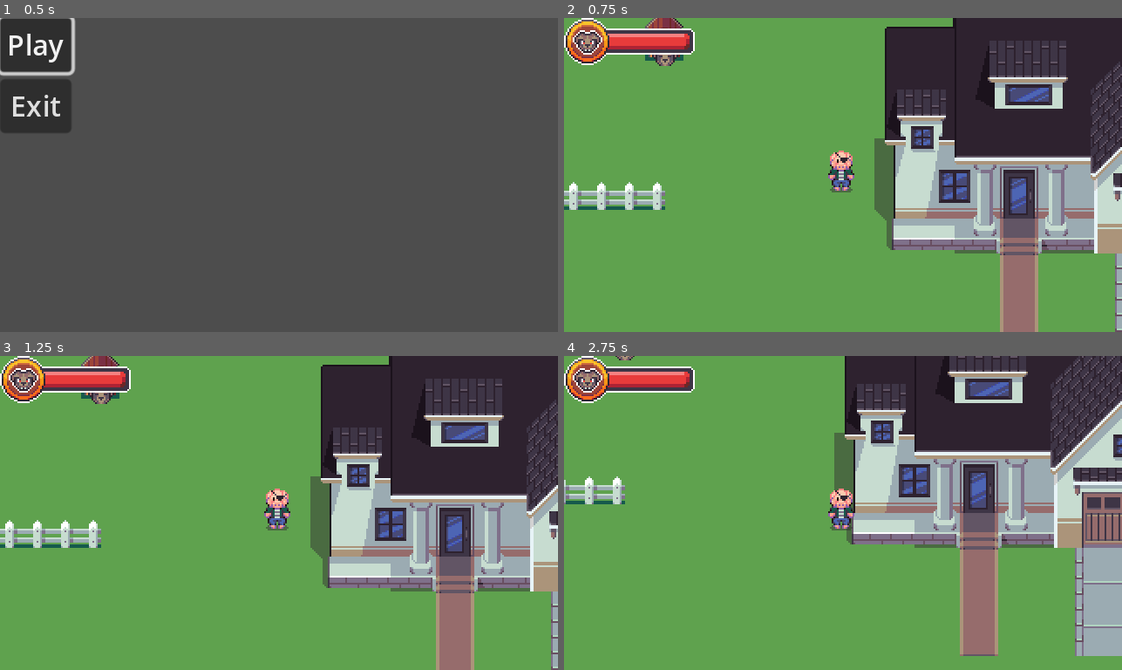
Above: before the commit, frames 1-4 (two rows, left to right).
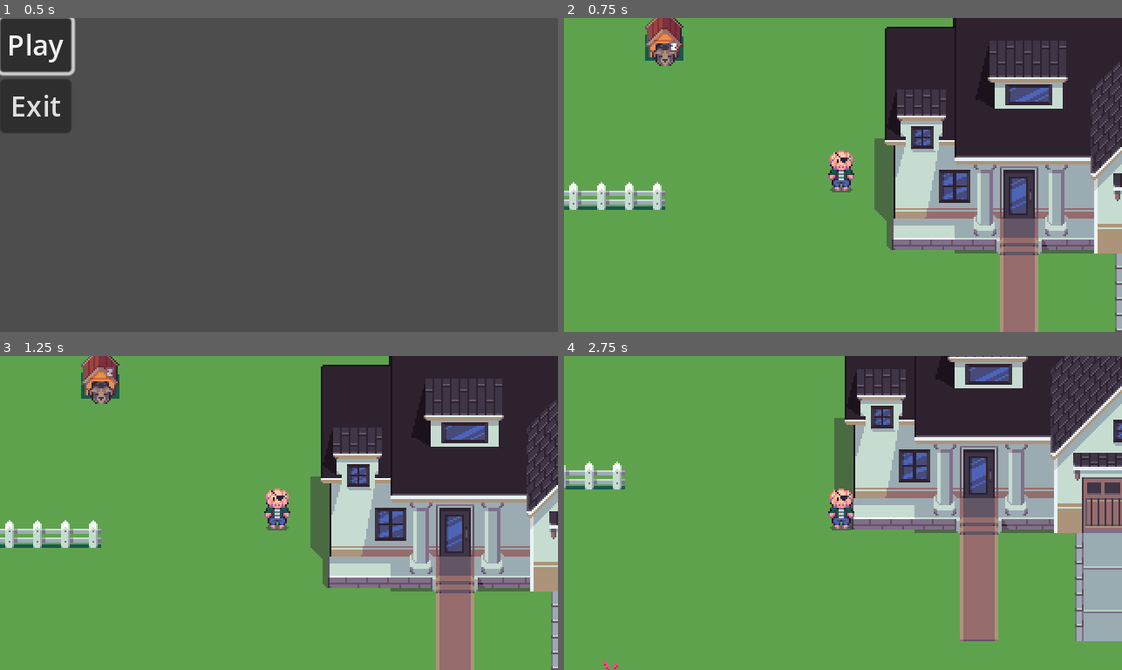
Above: after the commit, the same moments.

Repository: Hudell/ludum-dare-2023
Game: Godot game, scene res://source/scenes/title.tscn
The game is run twice, just before and just after one commit, with the same random seed, the same clock (stepped at 60 frames per second) and the same inputs.
Inputs:
- Up to frame 1 (0.5 s): no input
- Up to frame 2 (0.75 s): click "Play" at 0.5 s
- Up to frame 3 (1.25 s): no input
- Up to frame 4 (2.75 s): hold Right (ui_right) 1.28-2.03 s; hold Down (ui_down) from 2.03 s (still down)

Frame 1 is identical in both runs. In frame 2, 2.2% of the frame differs, in the area x 0-24%, y 0-15%; in frame 3, 2.2%; in frame 4, 20%, in the area x 0-100%, y 0-100%.

Commit message:
Dog

Diff:
--- a/source/dog.gd
+++ b/source/dog.gd
@@ -1,16 +1,20 @@
 extends CharacterBody2D
+
+var found_player = false
 
 func _ready():
 	$Exclamation.visible = false
 
 func _physics_process(delta):
-	if Global.player_volume_level >= 0.98:
-		$PlayerDetector.monitoring = true
-	else:
-		$PlayerDetector.monitoring = false
+	if found_player:
+		return
+
+	if $PlayerDetector.can_see_player() && Global.player_volume_level >= 0.98:
+		found_player = true
+		$AnimationPlayer.play("wake")
 
 func _on_player_detector_player_seen():
-	$AnimationPlayer.play("wake")
+	Global.in_dog_range = true
 
 func got_caught():
 	Global.got_caught()
@@ -22,3 +26,6 @@
 
 func _on_exclamation_animation_finished():
 	$Exclamation.visible = false
+
+func _on_player_detector_player_lost():
+	Global.in_dog_range = false
--- a/source/dog.tscn
+++ b/source/dog.tscn
@@ -175,7 +175,6 @@
 shape = SubResource("RectangleShape2D_1ceee")
 
 [node name="PlayerDetector" parent="." instance=ExtResource("2_72pmv")]
-monitoring = false
 
 [node name="CollisionPolygon2D" parent="PlayerDetector" index="0"]
 polygon = PackedVector2Array()
@@ -186,10 +185,11 @@
 
 [node name="Exclamation" type="AnimatedSprite2D" parent="."]
 z_index = 10
-position = Vector2(0, -37)
+position = Vector2(0, -19)
 sprite_frames = SubResource("SpriteFrames_jviqa")
 
 [connection signal="animation_finished" from="AnimationPlayer" to="." method="_on_animation_player_animation_finished"]
+[connection signal="player_lost" from="PlayerDetector" to="." method="_on_player_detector_player_lost"]
 [connection signal="player_seen" from="PlayerDetector" to="." method="_on_player_detector_player_seen"]
 [connection signal="animation_finished" from="Exclamation" to="." method="_on_exclamation_animation_finished"]
 
--- a/source/global.gd
+++ b/source/global.gd
@@ -5,6 +5,11 @@
 
 var is_loading = false
 var is_new_game = false
+var in_dog_range = false:
+	set(value):
+		in_dog_range = value
+		emit_signal("in_dog_range_change")
+
 var player_volume_level = 0.0:
 	set(value):
 		if value != player_volume_level:
@@ -14,6 +19,7 @@
 signal map_changed
 signal player_volume_changed
 signal player_caught
+signal in_dog_range_change
 
 func new_game():
 	map_spawn_name = 'default'
--- a/source/player/player.gd
+++ b/source/player/player.gd
@@ -18,7 +18,7 @@
 				"Up":
 					set_direction(Vector2.UP)
 
-const ACCELERATION = 100.0
+const ACCELERATION = 150.0
 const BASE_SPEED = 70
 
 var max_speed = BASE_SPEED
@@ -80,9 +80,12 @@
 		animationState.travel("Idle")
 		velocity = Vector2.ZERO
 
-	var speed_rate = velocity.length() / max_speed
-	if speed_rate != Global.player_volume_level:
-		Global.player_volume_level = speed_rate
+	if Global.in_dog_range:
+		var speed_rate = velocity.length() / max_speed
+		if speed_rate != Global.player_volume_level:
+			Global.player_volume_level = move_toward(Global.player_volume_level, speed_rate, 0.025)
+	else:
+		Global.player_volume_level = 0
 
 	move_and_slide()
 
--- a/source/player/player_detector.gd
+++ b/source/player/player_detector.gd
@@ -7,6 +7,7 @@
 		player = value
 
 signal player_seen
+signal player_lost
 
 func _on_body_shape_entered(_body_rid, body, _body_shape_index, _local_shape_index):
 	player = body
@@ -17,3 +18,4 @@
 
 func _on_body_shape_exited(_body_rid, _body, _body_shape_index, _local_shape_index):
 	player = null
+	emit_signal("player_lost")
--- a/source/scenes/hud.gd
+++ b/source/scenes/hud.gd
@@ -3,10 +3,15 @@
 func _ready():
 	Global.connect("player_volume_changed", Callable(self, "set_volume_level"))
 	Global.connect("player_caught", Callable(self, "player_caught"))
+	Global.connect("in_dog_range_change", Callable(self, "player_in_dog_range"))
+
+	set_volume_level(0)
+	player_in_dog_range()
 
 func _exit_tree():
 	Global.disconnect("player_volume_changed", Callable(self, "set_volume_level"))
 	Global.disconnect("player_caught", Callable(self, "player_caught"))
+	Global.disconnect("in_dog_range_change", Callable(self, "player_in_dog_range"))
 
 func set_volume_level(volume):
 	$DogGauge/Gauge.size.x = 48 * volume
@@ -19,3 +24,6 @@
 	get_tree().paused = false
 	$Caught.visible = false
 	Global.change_map(Global.map_name)
+
+func player_in_dog_range():
+	$DogGauge.visible = Global.in_dog_range
